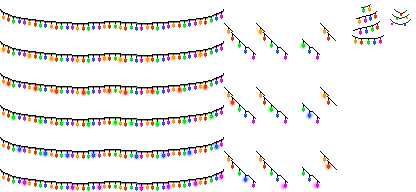
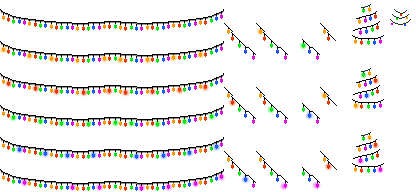
Layers edited between the first and the second 416 x 192 image:
painted on "highlight_orange" over <box>352,68,384,174</box>
painted on "highlight_red" over <box>352,68,384,174</box>
painted on "highlight_green" over <box>352,68,384,174</box>
painted on "highlight_blue" over <box>352,68,384,174</box>
painted on "highlight_violett" over <box>352,68,384,174</box>
painted on "lights" over <box>352,68,384,174</box>
painted on "xmastree_large" over <box>352,68,384,174</box>
added layer "highlights" above "highlight_skew" over <box>352,68,384,174</box>
painted on "highlight_skew" over <box>352,68,384,174</box>
